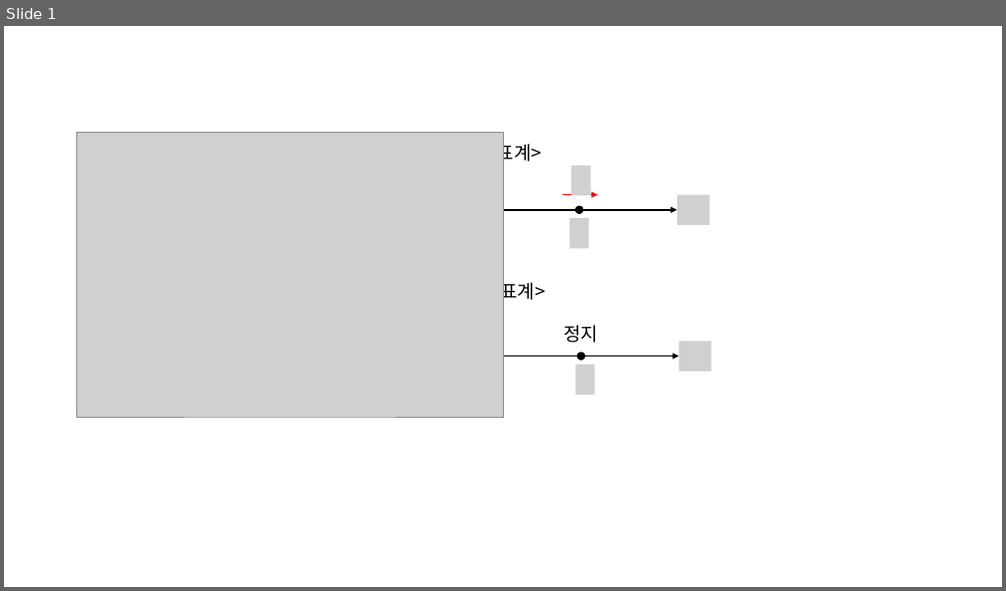
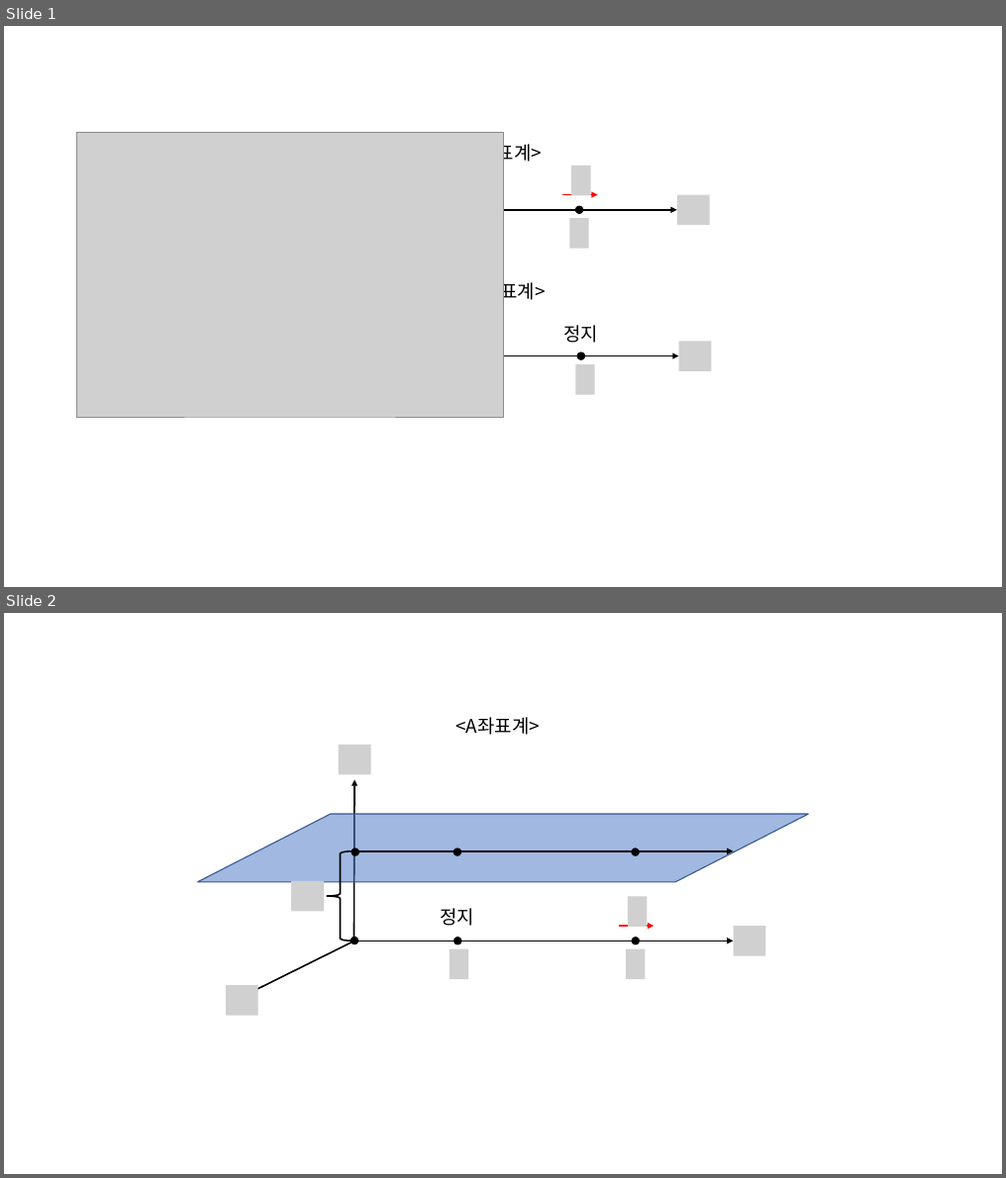
Before and after one commit to atgane/atgane.github.io, a slide deck: image/그림용 ppt.pptx. Shown one above the other, each under a label of ours: slide 1 before the commit, slides 1 and 2 after it. The pictures are 1006x591 and 1006x1178 pixels, drawn with LibreOffice and Linux fonts; fonts in the diff are those of the drawing; grey boxes stand for pictures. Boxes give left, top, right and bottom in pixels: in the first picture for what was removed or moved away, otherwise in the second. Text is boxed around its words. In the diff, an @@ line names an element or a change of style, - is before the commit and + after.

```diff
--- a/image/그림용 ppt.pptx
+++ b/image/그림용 ppt.pptx
@@ slide 2 added at (4, 613, 1002, 1174), background #FFFFFF @@
@@ group added at (198, 717, 809, 1016): 7 pictures, 6 ellipses, 5 arrows, 2 texts, 1 parallelogram, 1 left brace @@
+<A좌표계>
+정지
```
Also in this commit, not shown: 2 other slides added, 4 other files.
